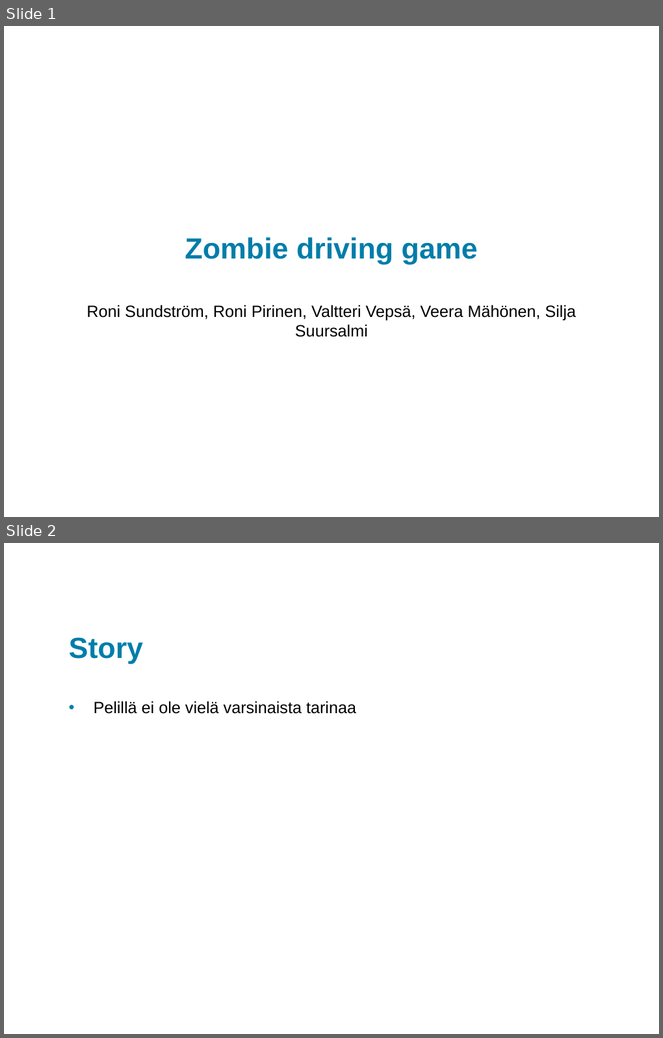
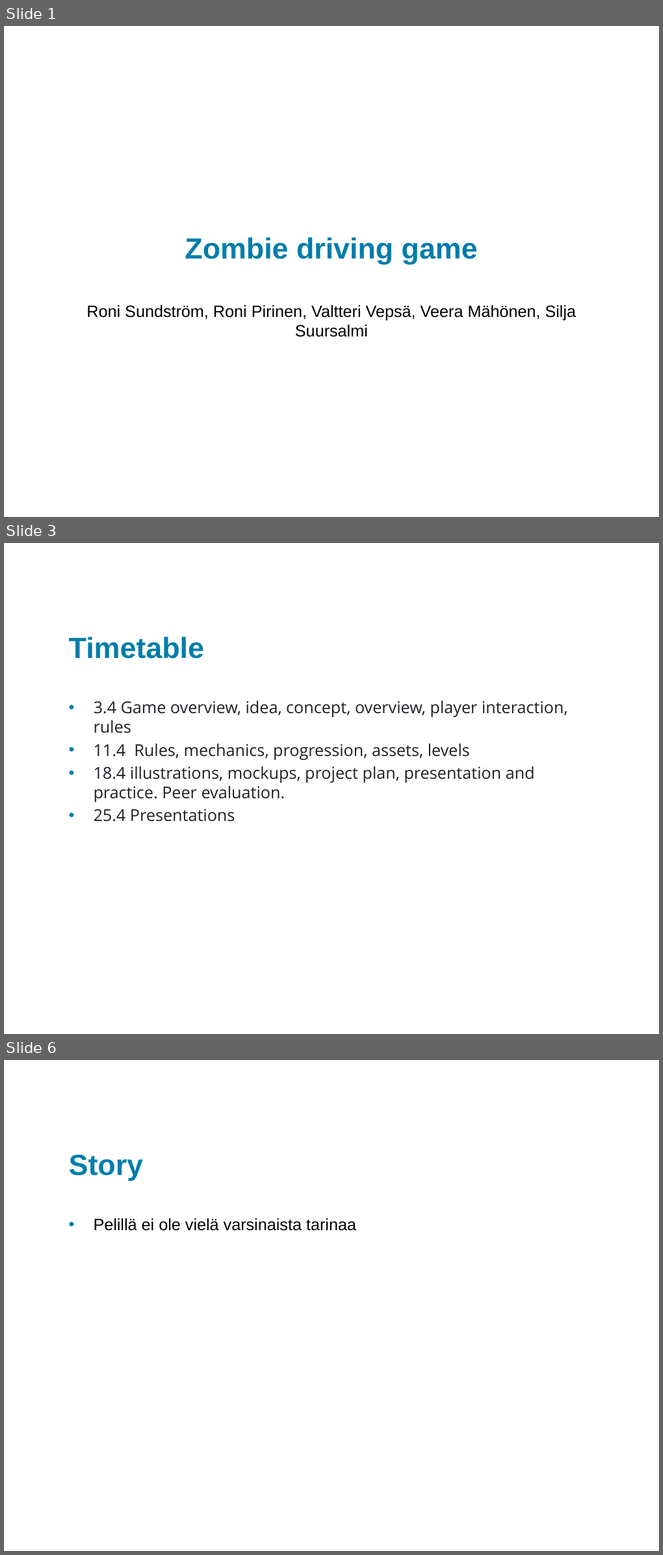
Before and after one commit to ValtteriVepsae/zombie-driving-game, a slide deck: Zombie driving game gdd.pptx. Shown one above the other, each under a label of ours: slides 1 and 2 before the commit, slides 1, 3 and 6 after it; the slides between them are not shown. The pictures are 663x1038 and 663x1555 pixels, drawn with LibreOffice and Linux fonts; fonts in the diff are those of the drawing; background and template pictures are left out. Boxes give left, top, right and bottom in pixels: in the first picture for what was removed or moved away, otherwise in the second. Text is boxed around its words. In the diff, an @@ line names an element or a change of style, - is before the commit and + after.

Commit message:
GDD

```diff
--- a/Zombie driving game gdd.pptx
+++ b/Zombie driving game gdd.pptx
@@ slide 3 added at bbox=[4, 543, 659, 1034], background #FFFFFF @@
@@ title added at bbox=[69, 637, 204, 659], 32 pt, text #007DAA, bold @@
+Timetable
@@ text added at bbox=[94, 701, 568, 822], 18 pt, text #1D2125 @@
+• 3.4 Game overview, idea, concept, overview, player interaction, rules
+• 11.4 Rules, mechanics, progression, assets, levels
+• 18.4 illustrations, mockups, project plan, presentation and practice. Peer evaluation.
+• 25.4 Presentations
@@ what was slide 2 is now slide 6 @@
```
Also in this commit, not shown: 3 other slides added.
